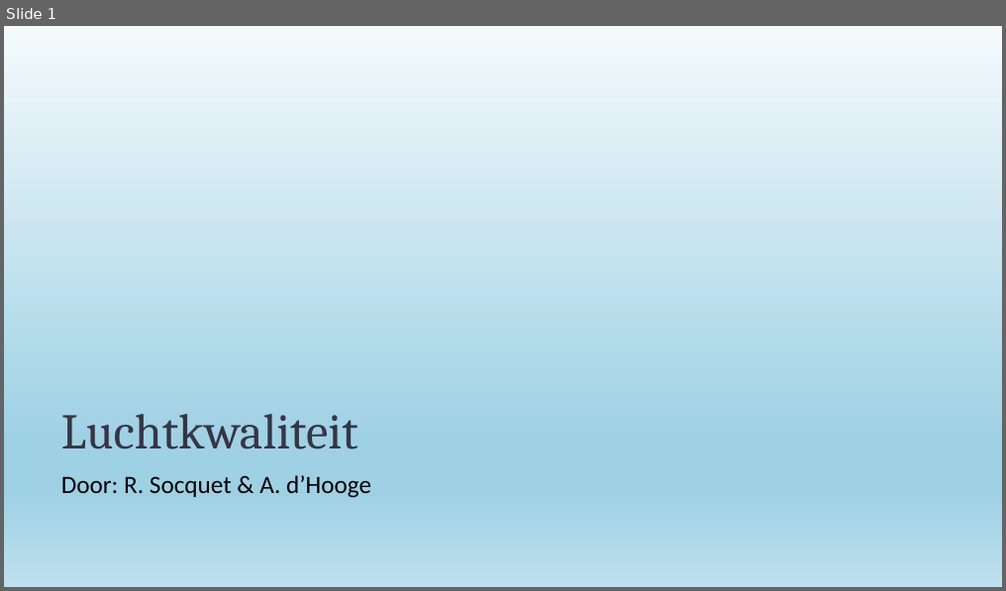
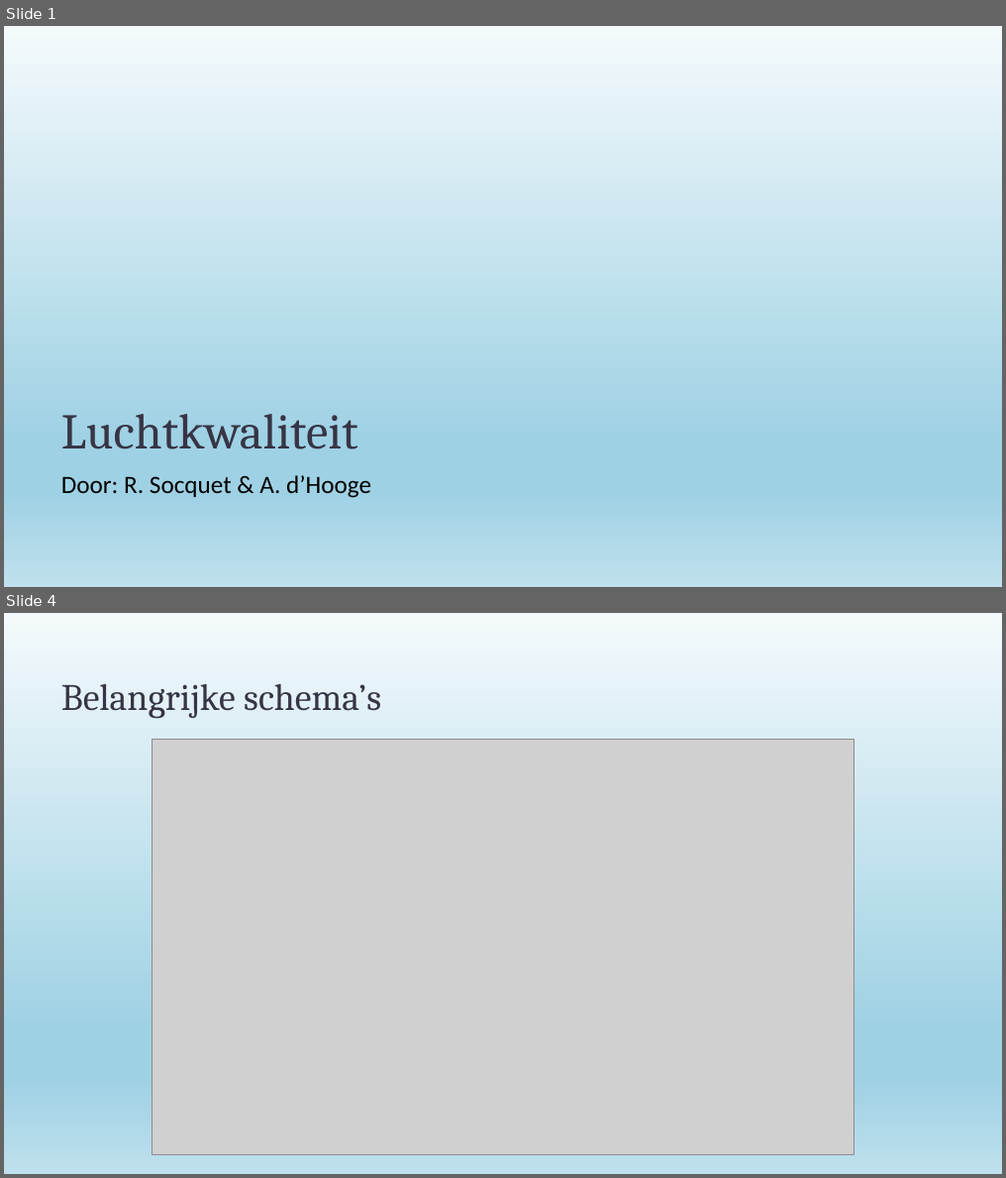
Before and after one commit to Tuur123/GIP, a slide deck: GIP-PPT-2_RS_AdH.pptx. Shown one above the other, each under a label of ours: slide 1 before the commit, slides 1 and 4 after it; the slides between them are not shown. The pictures are 1006x591 and 1006x1178 pixels, drawn with LibreOffice and Linux fonts; fonts in the diff are those of the drawing; grey boxes stand for pictures; background and template pictures are left out. Boxes give left, top, right and bottom in pixels: in the first picture for what was removed or moved away, otherwise in the second. Text is boxed around its words. In the diff, an @@ line names an element or a change of style, - is before the commit and + after.

```diff
--- a/GIP-PPT-2_RS_AdH.pptx
+++ b/GIP-PPT-2_RS_AdH.pptx
@@ slide 4 added at [4,613,1002,1174], background gradient #F5F8FA to #EBF1F5 to #CEDBE6; not listed: 1 template element that a slide beside it also shows @@
@@ title added at [61,684,381,719], 36 pt, text #373545 @@
+Belangrijke schema’s
@@ picture added at [152,740,853,1156] @@
```
Also in this commit, not shown: 1 slide changed, 4 other slides added, 2 slides removed.
